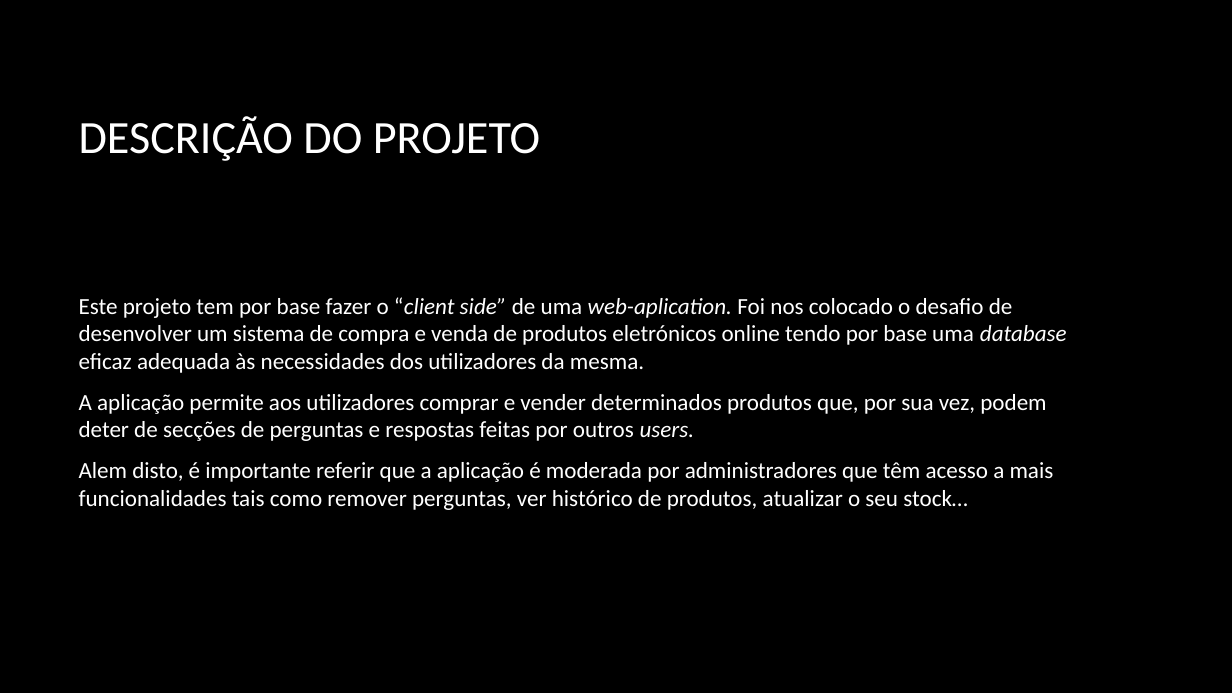
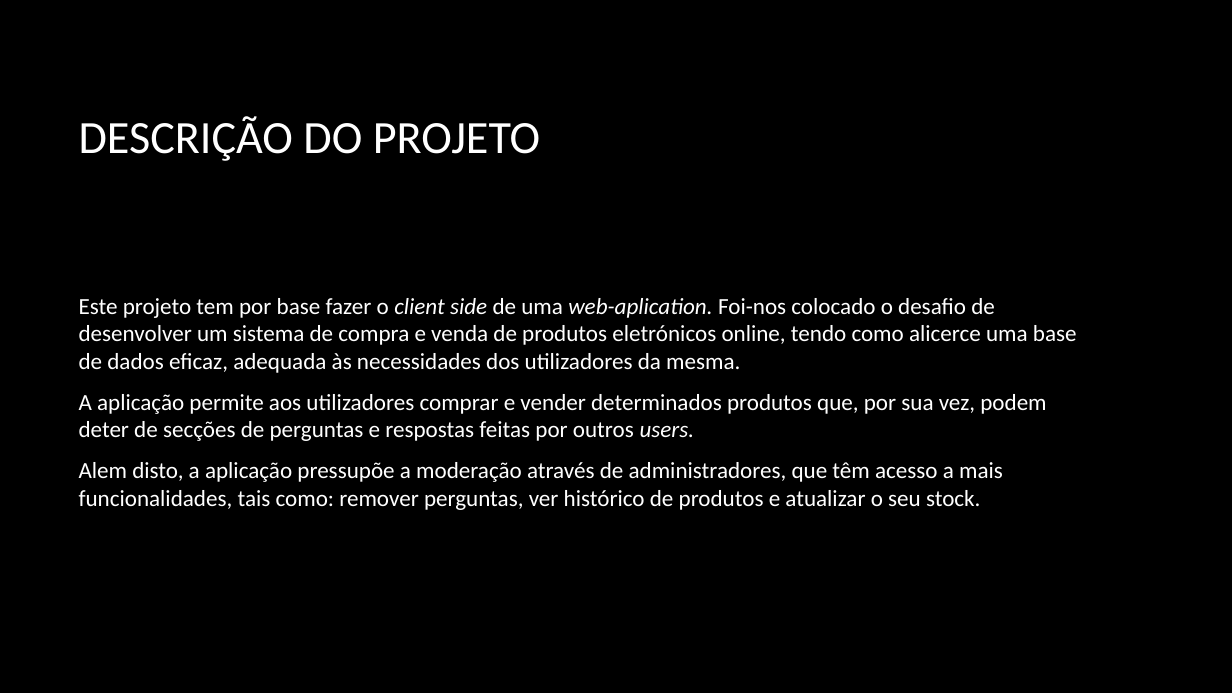
Before and after one commit to PolpEdu/Trabalho-Pr-ticpo, a slide deck: slide 3 of Trabalho prático.pptx. Drawn at 1232x693 pixels with LibreOffice and Linux fonts; fonts in the diff are those of the drawing; background and template pictures are left out. Boxes give left, top, right and bottom in pixels: in the first picture for what was removed or moved away, otherwise in the second. Text is boxed around its words. In the diff, an @@ line names an element or a change of style, - is before the commit and + after.

```diff
--- a/Trabalho prático.pptx
+++ b/Trabalho prático.pptx
@@ text at box(79, 298, 1077, 373): text changed @@
-Este projeto tem por base fazer o “client side” de uma web-aplication. Foi nos colocado o desafio de desenvolver um sistema de compra e venda de produtos eletrónicos online tendo por base uma database eficaz adequada às necessidades dos utilizadores da mesma.
+Este projeto tem por base fazer o client side de uma web-aplication. Foi-nos colocado o desafio de desenvolver um sistema de compra e venda de produtos eletrónicos online, tendo como alicerce uma base de dados eficaz, adequada às necessidades dos utilizadores da mesma.
@@ text at box(79, 462, 1003, 510): text changed @@
-Alem disto, é importante referir que a aplicação é moderada por administradores que têm acesso a mais funcionalidades tais como remover perguntas, ver histórico de produtos, atualizar o seu stock…
+Alem disto, a aplicação pressupõe a moderação através de administradores, que têm acesso a mais funcionalidades, tais como: remover perguntas, ver histórico de produtos e atualizar o seu stock.
```
Also in this commit, not shown: 7 other slides changed, 5 slides added, 1 other file.
